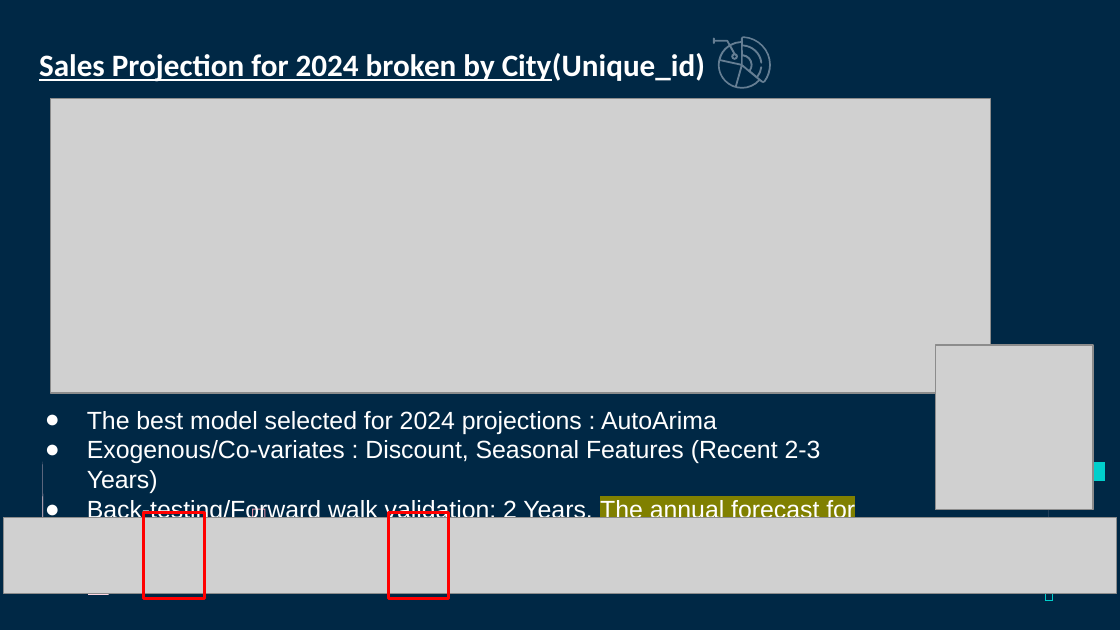
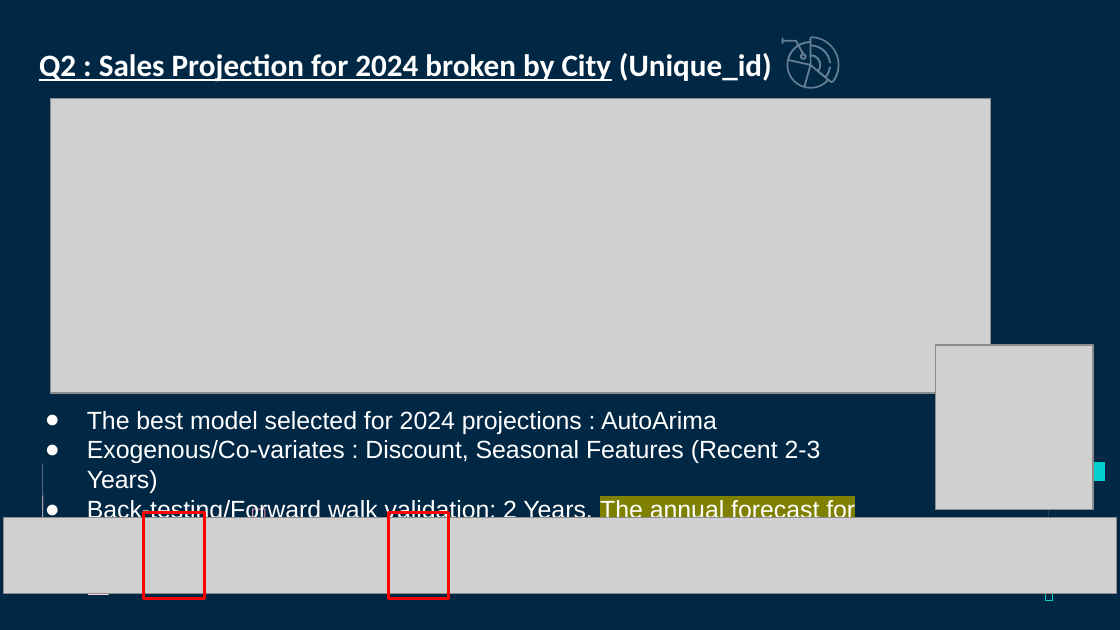
Before and after one commit to vamshi694/Apple_Case_Study, a slide deck: slide 5 of Data/Apple_Case_Study_Presentation_VAMSHI_MUGALA.pptx. Drawn at 1120x630 pixels with LibreOffice and Linux fonts; fonts in the diff are those of the drawing; grey boxes stand for pictures. Boxes give left, top, right and bottom in pixels: in the first picture for what was removed or moved away, otherwise in the second. Text is boxed around its words. In the diff, an @@ line names an element or a change of style, - is before the commit and + after.

```diff
--- a/Data/Apple_Case_Study_Presentation_VAMSHI_MUGALA.pptx
+++ b/Data/Apple_Case_Study_Presentation_VAMSHI_MUGALA.pptx
@@ title at [39,53,772,82]: text changed @@
-Sales Projection for 2024 broken by City(Unique_id)
+Q2 : Sales Projection for 2024 broken by City (Unique_id)
@@ freeform shape: place and size @@
-freeform shape at [713,36,772,88]
+freeform shape at [782,36,840,88]
```
Also in this commit, not shown: 2 other slides changed, 3 slides added, 1 slide removed, 1 other file.
